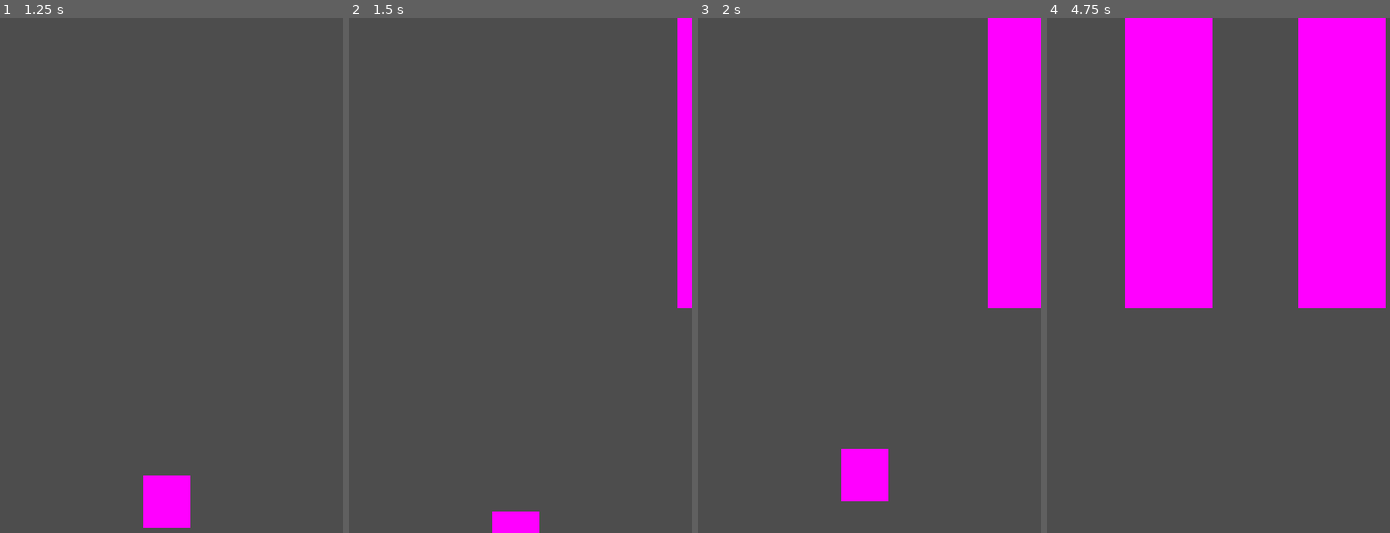
Above: before the commit, frames 1-4 (left to right).
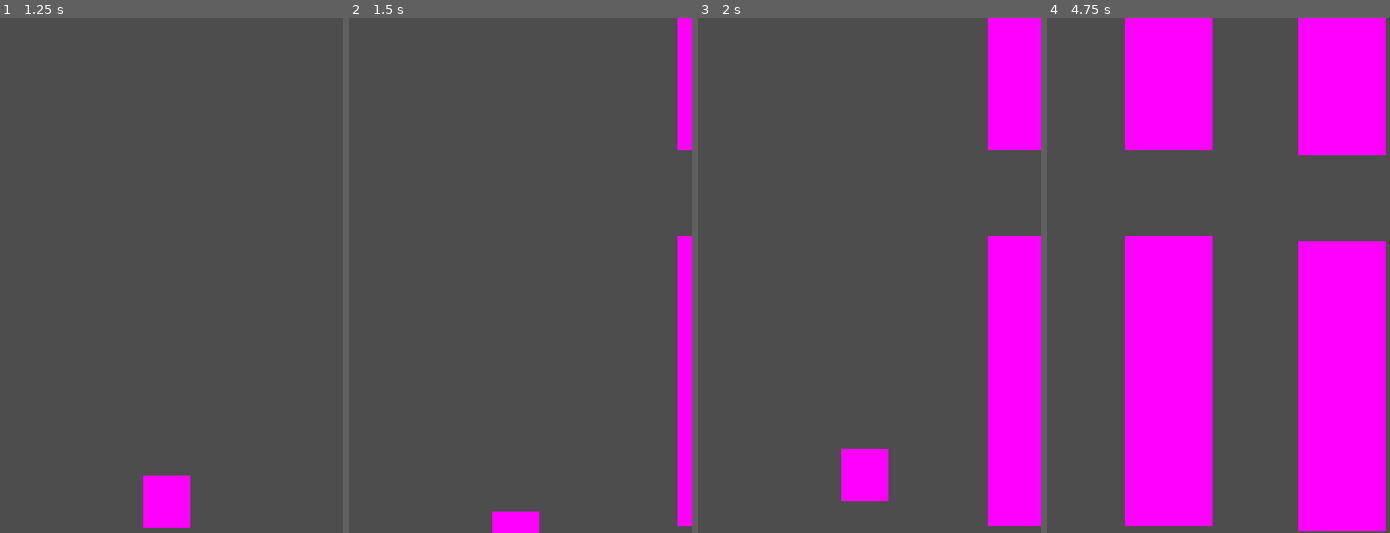
Above: after the commit, the same moments.

Repository: davidward462/flappy-bird
Game: Godot game, scene res://scenes/game.tscn
Two runs of this game, one before a commit and one after it. Both use one fixed random seed, a clock stepped at 60 frames per second and the inputs below.
Inputs:
- Up to frame 1 (1.25 s): tap Space (jump) at 0.77 s
- Up to frame 2 (1.5 s): hold Down (ui_down) from 1.28 s (still down)
- Up to frame 3 (2 s): keep holding Down (ui_down); tap Space (jump) at 1.52 s
- Up to frame 4 (4.75 s): release Down (ui_down) at 2.03 s; tap Space (jump) at 3.02, 3.77, 4.52 s; hold Down (ui_down) from 3.53 s (still down)

Frame 1 is identical in both runs. In frame 2, 2.5% of the frame differs, in the area x 95-100%, y 25-99%; in frame 3, 9.1%; in frame 4, 30%, in the area x 22-99%, y 25-100%.

Commit message:
spawn walls using random offset

Diff:
--- a/scripts/game.gd
+++ b/scripts/game.gd
@@ -3,20 +3,21 @@
 var rng = RandomNumberGenerator.new()
 var wall_set_scene = preload("res://scenes/wall_set.tscn")
 var wall_spawn_x_pos = 400
+const wall_spawn_y_offset = 338
 
 # Called when the node enters the scene tree for the first time.
 func _ready() -> void:
 	randomize()
 
 func create_wall(x_pos, y_pos)  -> void:
-	#var center_height = randf_range(-200, 200)
-	var center_height = 0
+	var random_height = randf_range(-100, 100)
+	var center_height = 0 + wall_spawn_y_offset + random_height
 	# create instance
 	var instance = wall_set_scene.instantiate()
 	add_child(instance)
 	# set position
 	instance.position.x = x_pos
-	instance.position.y = y_pos
+	instance.position.y = y_pos + center_height
 
 # Called every frame. 'delta' is the elapsed time since the previous frame.
 func _process(delta: float) -> void:
